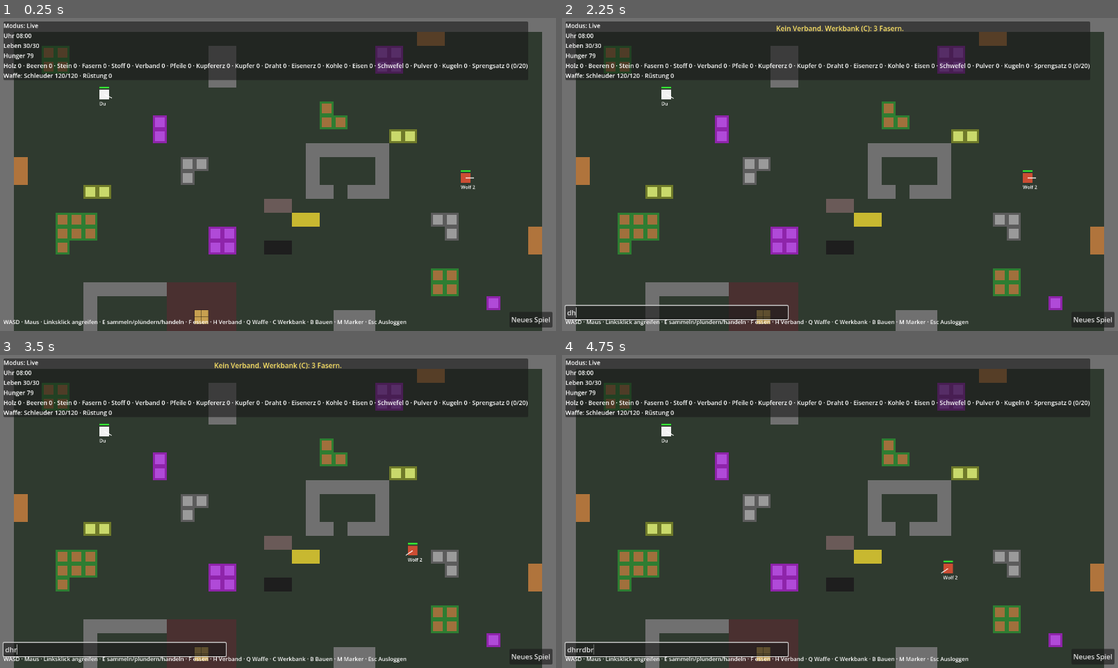
Above: before the commit, frames 1-4 (two rows, left to right).
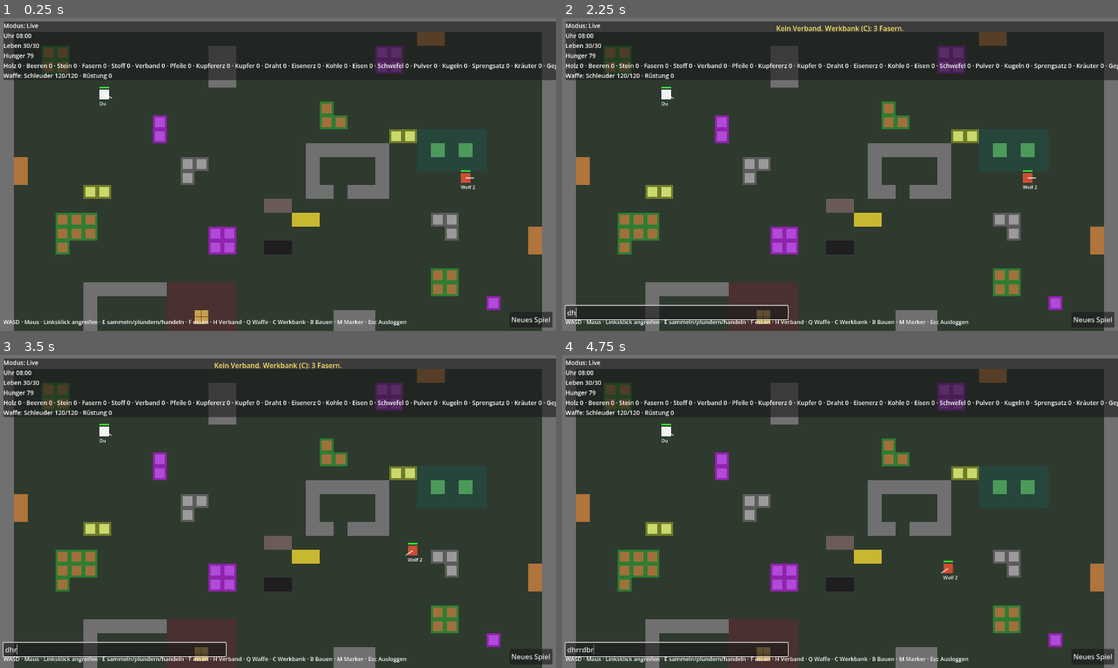
Above: after the commit, the same moments.

Repository: ShivaHaze/godot-game
Game: Godot game, scene res://game/main.tscn
Two runs of this game, one before a commit and one after it. Both use one fixed random seed, a clock stepped at 60 frames per second and the inputs below.
Inputs (mouse positions are in pixels of both pictures, inside the frame that each line leads up to):
- Up to frame 1 (0.25 s): no input
- Up to frame 2 (2.25 s): click "Neues Spiel" at 0.5 s; click "Neues Spiel" at 1.25 s; tap Enter (chat) at 2 s; move the mouse to (962, 158) at 2.02 s; press the mouse at (962, 158) at 2.03 s; hold D (move_right) from 2.03 s (still down); tap H (heal) at 2.1 s
- Up to frame 3 (3.5 s): release D (move_right) at 2.75 s; release the mouse at (400, 495) at 2.75 s; tap R (respawn) at 2.75 s; drag from (166, 527) to (250, 574) at 2.77 s
- Up to frame 4 (4.75 s): tap R (respawn) at 3.5, 4.25 s; move the mouse to (895, 442) at 3.52 s; press the mouse at (895, 442) at 3.53 s; hold D (move_right) 3.53-4.25 s; tap B (build_mode) at 3.6 s; release the mouse at (895, 442) at 4.25 s; drag from (812, 574) to (673, 464) at 4.27 s

The runs differ from the first frame. In frame 1, 0.8% of the frame differs, in the area x 77-100%, y 1-45%; in frame 2, 0.8%; in frame 3, 0.8%; in frame 4, 0.8%.

Commit message:
Schritt 34: Sumpf, Kräuter, Vergiftung, Gegenmittel und Medizin
- Sumpf als Zone mit Effekt Vergiftung (balance zones/effects), Kräuter als Quelle darin (Handkarte, Generator)
- Gegenmittel und Medizin aus Kräutern; Heilmittel mit 'cures'; H und 'verbinde dich' wählen das passende Mittel
- Bedingung 'vergiftet', Snapshot-Flag, Anzeige; 4 neue Tests (212)

Co-Authored-By: Claude Fable 5.1 <noreply@anthropic.com>
Claude-Session: https://claude.ai/code/session_01RmMPQeVBJTnNWy85fL9v8i

Diff:
--- a/data/balance.json
+++ b/data/balance.json
@@ -142,10 +142,14 @@
     "_lod_radius": "Server: Charaktere ohne Online-Spieler in dieser Distanz laufen grob (Simulationsstufen)."
   },
   "effects": {
-    "_doc": "Zustandseffekte ignorieren Rüstung; je eine Que …(118 unchanged characters)… ie; ein neuer Klingentreffer verlängert.",
+    "_doc": "Zustandseffekte ignorieren Rüstung; je eine Que …(118 unchanged characters)… ie; ein neuer Klingentreffer verlängert. Vergiftung: Sumpf (solange man drin steht, danach duration) ↔ Gegenmittel aus Kräutern.",
     "bleeding": {
       "duration": 8.0,
       "damage_per_second": 1.0
+    },
+    "poison": {
+      "duration": 6.0,
+      "damage_per_second": 0.5
     }
   },
   "wear": {
@@ -176,6 +180,13 @@
       "build_reason": "im Räuber-Outpost wird nicht gebaut",
       "claim_reason": "Outpost-Land gehört niemandem",
       "depot_label": "Outpost-Depot"
+    },
+    "swamp": {
+      "name": "Sumpf",
+      "peace": false,
+      "effect": "poison",
+      "build_reason": "im Sumpf versinkt jedes Bauteil",
+      "claim_reason": "Sumpfland gehört niemandem"
     }
   }
 }
--- a/data/conditions.json
+++ b/data/conditions.json
@@ -155,6 +155,21 @@
       }
     },
     {
+      "id": "poisoned",
+      "label": "vergiftet",
+      "log": "vergiftet",
+      "unlock": {
+        "fact": "owned_antidote",
+        "label": "Frei, sobald du ein Gegenmittel hergestellt hast."
+      },
+      "params": [],
+      "check": {
+        "fact": "is_poisoned",
+        "op": "==",
+        "value": true
+      }
+    },
+    {
       "id": "else",
       "label": "Sonst",
       "log": "sonst",
--- a/data/map.json
+++ b/data/map.json
@@ -17,9 +17,9 @@
     "#......P...............................#",
     "#......................T...............#",
     "#..........B...........TT..............#",
-    "#..........B................FF.........#",
-    "#.....................######...........#",
-    "#C...........SS.......#....#...........#",
+    "#..........B................FFsssss....#",
+    "#.....................######..sHsHs....#",
+    "#C...........SS.......#....#..sssss....#",
     "#C...........S........#....#.....W.....#",
     "#.....FF..............##.###...........#",
     "#..................II..................#",
--- a/data/resources.json
+++ b/data/resources.json
@@ -1,5 +1,5 @@
 {
-  "_doc": "Rohstoffe und Verbrauchsgüter. 'nutrition' = Hung …(908 unchanged characters)… (Bauteil 'bomb'), zündet nach der Lunte.",
+  "_doc": "Rohstoffe und Verbrauchsgüter. 'nutrition' = Hung …(908 unchanged characters)… (Bauteil 'bomb'), zündet nach der Lunte. Heilmittel: 'heal' Leben nach 'heal_time' Sekunden Anlegen, 'cures' = Zustandseffekte, die dabei enden (Verband/Medizin: Blutung; Gegenmittel: Vergiftung). H nimmt das passendste Mittel.",
   "resources": [
     {
       "id": "wood",
@@ -49,7 +49,10 @@
         "cloth": 1
       },
       "heal": 15,
-      "heal_time": 3.0
+      "heal_time": 3.0,
+      "cures": [
+        "bleeding"
+      ]
     },
     {
       "id": "arrow",
@@ -161,6 +164,44 @@
         "iron": 1
       },
       "raid_good": true
+    },
+    {
+      "id": "herbs",
+      "name": "Kräuter",
+      "edible": false,
+      "nutrition": 0,
+      "color": "#4c9a5a"
+    },
+    {
+      "id": "antidote",
+      "name": "Gegenmittel",
+      "edible": false,
+      "nutrition": 0,
+      "color": "#7ad07a",
+      "cost": {
+        "herbs": 2
+      },
+      "heal": 0,
+      "heal_time": 2.0,
+      "cures": [
+        "poison"
+      ]
+    },
+    {
+      "id": "medicine",
+      "name": "Medizin",
+      "edible": false,
+      "nutrition": 0,
+      "color": "#f0e0a0",
+      "cost": {
+        "herbs": 3,
+        "cloth": 1
+      },
+      "heal": 30,
+      "heal_time": 2.0,
+      "cures": [
+        "bleeding"
+      ]
     }
   ]
 }
--- a/data/tiles.json
+++ b/data/tiles.json
@@ -107,6 +107,24 @@
       "amount": 5,
       "color": "#c8b830",
       "live_only": true
+    },
+    {
+      "id": "swamp",
+      "char": "s",
+      "name": "Sumpf",
+      "walkable": true,
+      "color": "#26463c",
+      "zone": "swamp",
+      "_doc": "Wer hier steht, wird vergiftet (balance.json zones.swamp.effect). Kräuter wachsen im Sumpf."
+    },
+    {
+      "id": "herb",
+      "char": "H",
+      "name": "Kräuter",
+      "walkable": true,
+      "resource": "herbs",
+      "amount": 4,
+      "color": "#4c9a5a"
     }
   ]
 }
--- a/game/craft_panel.gd
+++ b/game/craft_panel.gd
@@ -116,7 +116,13 @@
 
 func _describe(def: Dictionary) -> String:
 	if def.has("heal"):
-		return "Verbrauchsgut: +%d Leben nach %.0f s Anlegen (H)" % [int(def["heal"]), float(def["heal_time"])]
+		var cures: Array = def.get("cures", [])
+		var cure_text := ""
+		if cures.has("poison"):
+			cure_text = ", heilt Vergiftung"
+		elif cures.has("bleeding"):
+			cure_text = ", stoppt Blutung"
+		return "Verbrauchsgut: +%d Leben nach %.0f s (H)%s" % [int(def["heal"]), float(def["heal_time"]), cure_text]
 	if def.has("cost") and not def.has("kind"):
 		return "Verbrauchsgut, %d Stück je Herstellung" % int(def.get("yield", 1))
 	match String(def.get("kind", "")):
--- a/game/hud.gd
+++ b/game/hud.gd
@@ -183,6 +183,8 @@
 		state = "\nversteckt"
 	if not c.dead and world.has_effect(c, "bleeding"):
 		state += "\nBLUTET – Verband anlegen (H)"
+	if not c.dead and world.has_effect(c, "poison"):
+		state += "\nVERGIFTET – Gegenmittel nehmen (H), raus aus dem Sumpf"
 	var here := world.claims.claim_at_pos(c.pos)
 	var mine := world.claims.claim_of_owner(c.owner_id)
 	if mine != null:
--- a/game/main.gd
+++ b/game/main.gd
@@ -918,7 +918,8 @@
 				hud.show_message("Keine %s mehr." % data.resources[world.ammo_of(event["weapon"])]["name"], 1.5)
 			"healed":
 				_heal_active = false
-				hud.show_message("Verband angelegt: +%d Leben (%d übrig)." % [int(event["amount"]), event["left"]], 2.0)
+				var cured: Array = event.get("cured", [])
+				hud.show_message("%s benutzt: +%d Leben%s (%d übrig)." % [data.resources[event["resource"]]["name"], int(event["amount"]), ", Vergiftung kuriert" if cured.has("poison") else (", Blutung gestoppt" if cured.has("bleeding") else ""), event["left"]], 2.0)
 			"trade":
 				hud.show_message("Gekauft: %d %s für %d %s." % [event["sell_amount"], data.resources[event["sell"]]["name"], event["price_amount"], data.resources[event["price"]]["name"]], 2.0)
 			"theft":
--- a/game/world_view.gd
+++ b/game/world_view.gd
@@ -235,6 +235,8 @@
 		if world.has_effect(c, "bleeding"):
 			draw_rect(Rect2(top_left, Vector2(size, size)), Color(0.8, 0.05, 0.05), false, 2.0)
 			draw_circle(p + Vector2(size * 0.35, size * 0.45), 3.0, Color(0.8, 0.05, 0.05))
+		if world.has_effect(c, "poison"):
+			draw_rect(Rect2(top_left + Vector2(2, 2), Vector2(size - 4, size - 4)), Color(0.3, 0.9, 0.3), false, 2.0)
 		draw_line(p, p + c.facing * TILE * 0.6, Color(1, 1, 1, 0.9), 2.0)
 		# Lebensbalken
 		draw_rect(Rect2(top_left.x, top_left.y - 7, size, 4), Color(0, 0, 0, 0.6))
--- a/sim/map_gen.gd
+++ b/sim/map_gen.gd
@@ -15,6 +15,8 @@
 const IRON: String = "I"
 const COAL: String = "K"
 const SULFUR: String = "X"
+const SWAMP: String = "s"
+const HERB: String = "H"
 const PLAYER: String = "P"
 const WOLF: String = "W"
 const MARKET: String = "M"
@@ -53,6 +55,23 @@
 		_blob(grid, rng, IRON, rng.randi_range(2, 4), width, height, 0.4, 1.0)
 	for i in maxi(1, int(inner_cells / 100.0 * 0.05)):
 		_blob(grid, rng, COAL, rng.randi_range(2, 3), width, height, 0.4, 1.0)
+	# Sümpfe (Zone: Vergiftung) mit Kräutern darin
+	for i in maxi(1, int(inner_cells / 100.0 * 0.06)):
+		var start := _random_floor(grid, rng, width, height, 0.1, 0.9)
+		if start.x < 0:
+			continue
+		var cell := start
+		var swamp_cells: Array[Vector2i] = []
+		for step in rng.randi_range(8, 16):
+			if grid[cell.y][cell.x] == FLOOR:
+				grid[cell.y][cell.x] = SWAMP
+				swamp_cells.append(cell)
+			var next: Vector2i = cell + [Vector2i(1, 0), Vector2i(-1, 0), Vector2i(0, 1), Vector2i(0, -1)][rng.randi_range(0, 3)]
+			if next.x >= 1 and next.y >= 1 and next.x < width - 1 and next.y < height - 1:
+				cell = next
+		for k in mini(2, swamp_cells.size()):
+			var herb := swamp_cells[rng.randi_range(0, swamp_cells.size() - 1)]
+			grid[herb.y][herb.x] = HERB
 	# Schwefel nur im Zentrum (Design: nur live abbaubar, wertvoll/tödlich)
 	for i in maxi(1, int(inner_cells / 100.0 * 0.03)):
 		_blob(grid, rng, SULFUR, rng.randi_range(2, 3), width, height, 0.65, 1.0)
--- a/sim/net_protocol.gd
+++ b/sim/net_protocol.gd
@@ -18,7 +18,8 @@
 const FLAG_DEAD: int = 1
 const FLAG_HIDDEN: int = 2
 const FLAG_BLEEDING: int = 4
-const CONTROL_SHIFT: int = 3
+const FLAG_POISONED: int = 8
+const CONTROL_SHIFT: int = 4
 
 
 static func encode(msg: Dictionary) -> PackedByteArray:
@@ -74,7 +75,7 @@
 
 ## Bewegliche Daten eines Charakters, kompakt.
 static func character_dynamic(c: SimCharacter) -> Array:
-	var flags := (FLAG_DEAD if c.dead else 0) | (FLAG_HIDDEN if c.hidden else 0) | (FLAG_BLEEDING if c.effects.has("bleeding") else 0) | (int(c.control) << CONTROL_SHIFT)
+	var flags := (FLAG_DEAD if c.dead else 0) | (FLAG_HIDDEN if c.hidden else 0) | (FLAG_BLEEDING if c.effects.has("bleeding") else 0) | (FLAG_POISONED if c.effects.has("poison") else 0) | (int(c.control) << CONTROL_SHIFT)
 	return [c.id, PackedFloat32Array([c.pos.x, c.pos.y, c.facing.x, c.facing.y, c.hp, c.gather_progress, c.heal_progress]), flags]
 
 
@@ -237,6 +238,10 @@
 			c.effects["bleeding"] = 1e18  # Dauer kennt der Client nicht; Anzeige bis der Server sie beendet
 		else:
 			c.effects.erase("bleeding")
+		if (flags & FLAG_POISONED) != 0:
+			c.effects["poison"] = 1e18
+		else:
+			c.effects.erase("poison")
 		c.control = (flags >> CONTROL_SHIFT) as SimCharacter.Controller
 	for id: int in mirror.characters.keys():
 		if not seen.has(id):
--- a/sim/npc_controller.gd
+++ b/sim/npc_controller.gd
@@ -100,10 +100,10 @@
 			if world.in_transition(c):
 				return "Logout-Übergang läuft"
 		"heal_self":
-			if c.hp >= c.max_hp and not world.has_effect(c, "bleeding"):
+			if c.hp >= c.max_hp and c.effects.is_empty():
 				return "gesund"
 			if world.heal_item_of(c).is_empty():
-				return "kein Verband"
+				return "kein passendes Heilmittel"
 		"craft":
 			var reason := world.craft_reason(c, String(params["product"]))
 			if not reason.is_empty():
--- a/sim/sim_data.gd
+++ b/sim/sim_data.gd
@@ -40,7 +40,7 @@
 	"npc.reveal_radius", "npc.reveal_duration", "npc.decision_interval", "npc.skip_relog_minutes",
 	"offline.coarse_tick_dt", "offline.hot_radius", "offline.lod_radius",
 	"building.reach", "building.refund_fraction", "building.melee_damage_multiplier", "building.table_capacity", "building.table_max_offers", "building.sign_max_length", "building.sign_read_distance",
-	"effects.bleeding.duration", "effects.bleeding.damage_per_second",
+	"effects.bleeding.duration", "effects.bleeding.damage_per_second", "effects.poison.duration", "effects.poison.damage_per_second",
 	"wear.repair_cost_fraction", "wear.repair_max_loss",
 	"market.depot_capacity", "zones.market.depot_fee", "zones.outpost.depot_fee", "combat.name_range", "combat.corpse_rot_hours",
 	"claim.max_tiles_solo", "claim.tile_cost_wood", "claim.upkeep_base", "claim.upkeep_growth", "claim.stock_capacity",
--- a/sim/sim_sensors.gd
+++ b/sim/sim_sensors.gd
@@ -20,6 +20,7 @@
 		"stranger_in_claim": stranger_in_claim(world, c),
 		"triggered_sensors": world.triggered_sensors_of(c.owner_id),
 		"is_bleeding": world.has_effect(c, "bleeding"),
+		"is_poisoned": world.has_effect(c, "poison"),
 	}
 
 
--- a/sim/sim_world.gd
+++ b/sim/sim_world.gd
@@ -485,6 +485,8 @@
 	c.inventory[rid] = int(c.inventory.get(rid, 0)) + produced
 	if def.has("heal"):
 		unlock(c.owner_id, "owned_bandage", c)
+	if def.get("cures", []).has("poison"):
+		unlock(c.owner_id, "owned_antidote", c)
 	if c.control == SimCharacter.Controller.PLAYER:
 		unlock(c.owner_id, "crafted_consumable", c)
 	events.append({"type": "craft", "id": c.id, "item": rid})
@@ -522,17 +524,27 @@
 	return total
 
 
-## Verband in der Hand? Erstes heilendes Verbrauchsgut im Inventar (Kennung) oder leer.
+## Passendstes Heilmittel im Inventar: erst eines, das einen laufenden Effekt kuriert, sonst das stärkste,
+## wenn Leben fehlt. Leer, wenn nichts hilft.
 func heal_item_of(c: SimCharacter) -> String:
+	var best := ""
+	var best_heal := -1.0
 	for rid: String in data.resource_order:
-		if data.resources[rid].has("heal") and int(c.inventory.get(rid, 0)) > 0:
-			return rid
-	return ""
+		var def: Dictionary = data.resources[rid]
+		if not def.has("heal") or int(c.inventory.get(rid, 0)) <= 0:
+			continue
+		for effect: String in def.get("cures", []):
+			if has_effect(c, effect):
+				return rid
+		if c.hp < c.max_hp and float(def["heal"]) > best_heal and float(def["heal"]) > 0.0:
+			best_heal = float(def["heal"])
+			best = rid
+	return best
 
 
 ## Heilung = Kanalisierung: heal_time Sekunden ohne Angriff (Laufen erlaubt), dann +heal Leben, Verband weg.
 func _update_healing(c: SimCharacter, intent: SimIntent, dt: float) -> void:
-	if not intent.heal or intent.shoot or intent.melee or (c.hp >= c.max_hp and not has_effect(c, "bleeding")):
+	if not intent.heal or intent.shoot or intent.melee:
 		c.heal_progress = 0.0
 		return
 	var rid := heal_item_of(c)
@@ -546,8 +558,11 @@
 		var before := c.hp
 		c.hp = minf(c.max_hp, c.hp + float(def["heal"]))
 		c.inventory[rid] = int(c.inventory[rid]) - 1
-		var stopped := c.effects.erase("bleeding")  # Gegenmittel der Blutung
-		events.append({"type": "healed", "id": c.id, "amount": c.hp - before, "resource": rid, "left": int(c.inventory[rid]), "stopped_bleeding": stopped})
+		var cured: Array[String] = []
+		for effect: String in def.get("cures", []):
+			if c.effects.erase(effect):
+				cured.append(effect)
+		events.append({"type": "healed", "id": c.id, "amount": c.hp - before, "resource": rid, "left": int(c.inventory[rid]), "cured": cured})
 
 
 # --- Zustandseffekte ------------------------------------------------------
@@ -556,19 +571,27 @@
 	return float(c.effects.get(effect, -1e9)) > time
 
 
-## Effekt anlegen oder verlängern; ignoriert Rüstung. Chronik nur beim Beginn.
+const EFFECT_NAMES: Dictionary = {"bleeding": "blutet", "poison": "vergiftet"}
+
+
+## Effekt anlegen oder verlängern; ignoriert Rüstung. Ereignis und Chronik nur beim Beginn.
 func apply_effect(c: SimCharacter, effect: String, attacker_id: int) -> void:
 	if c.dead or not data.balance.get("effects", {}).has(effect):
 		return
 	var fresh := not has_effect(c, effect)
 	c.effects[effect] = time + data.balf("effects.%s.duration" % effect)
-	events.append({"type": "effect", "id": c.id, "effect": effect, "attacker": attacker_id, "fresh": fresh})
-	if fresh and c.kind == SimCharacter.Kind.PLAYER and c.control == SimCharacter.Controller.RULES:
-		SimChronicle.add(self, c, "blutet" if effect == "bleeding" else effect)
+	if not fresh:
+		return
+	events.append({"type": "effect", "id": c.id, "effect": effect, "attacker": attacker_id})
+	if c.kind == SimCharacter.Kind.PLAYER and c.control == SimCharacter.Controller.RULES:
+		SimChronicle.add(self, c, String(EFFECT_NAMES.get(effect, effect)))
 
 
 ## Laufende Effekte: Blutung zieht Leben ohne Rüstung ab und kann töten ("verblutet").
 func _update_effects(c: SimCharacter, dt: float) -> void:
+	var zone_effect := String(zone_at(c.pos).get("effect", ""))
+	if not zone_effect.is_empty():
+		apply_effect(c, zone_effect, -1)  # Sumpf: solange man drin steht
 	if c.effects.is_empty():
 		return
 	for effect: String in c.effects.keys():
@@ -576,10 +599,11 @@
 			c.effects.erase(effect)
 			events.append({"type": "effect_ended", "id": c.id, "effect": effect})
 			continue
-		if effect == "bleeding":
-			c.hp = maxf(0.0, c.hp - data.balf("effects.bleeding.damage_per_second") * dt)
+		var dps := data.balf("effects.%s.damage_per_second" % effect)
+		if dps > 0.0:
+			c.hp = maxf(0.0, c.hp - dps * dt)
 			if c.hp <= 0.0:
-				_kill(c, c.last_attacker_id, "verblutet")
+				_kill(c, c.last_attacker_id, "verblutet" if effect == "bleeding" else "an Gift gestorben")
 				return
 
 
--- a/tests/unit/test_cloth_chain.gd
+++ b/tests/unit/test_cloth_chain.gd
@@ -22,7 +22,7 @@
 
 
 func test_chain_fibers_cloth_bandage_and_armor() -> void:
-	assert_eq(data.craftable_resources(), ["cloth", "bandage", "arrow", "copper", "wire", "iron", "powder", "shot", "explosive"] as Array[String])
+	assert_eq(data.craftable_resources(), ["cloth", "bandage", "arrow", "copper", "wire", "iron", "powder", "shot", "explosive", "antidote", "medicine"] as Array[String])
 	player.inventory["fibers"] = 2
 	assert_eq(world.craft(player, "bandage"), "zu wenig Stoff (1 nötig)")
 	assert_eq(world.craft(player, "cloth"), "")
--- a/tests/unit/test_resources_chains.gd
+++ b/tests/unit/test_resources_chains.gd
@@ -29,10 +29,10 @@
 
 func test_data_has_new_resources_tiles_and_nodes() -> void:
 	assert_true(data.is_valid(), "Fehler: %s" % data.errors)
-	assert_eq(data.resource_order, ["wood", "berries", "stone", "fibers", "cloth", "bandage", "arrow", "copper_ore", "copper", "wire", "iron_ore", "coal", "iron", "sulfur", "powder", "shot", "explosive"] as Array[String])
+	assert_eq(data.resource_order, ["wood", "berries", "stone", "fibers", "cloth", "bandage", "arrow", "copper_ore", "copper", "wire", "iron_ore", "coal", "iron", "sulfur", "powder", "shot", "explosive", "herbs", "antidote", "medicine"] as Array[String])
 	assert_true(data.tiles.has("stone_deposit"))
 	assert_true(data.tiles.has("fiber_plant"))
-	assert_eq(data.craftable_resources(), ["cloth", "bandage", "arrow", "copper", "wire", "iron", "powder", "shot", "explosive"] as Array[String])
+	assert_eq(data.craftable_resources(), ["cloth", "bandage", "arrow", "copper", "wire", "iron", "powder", "shot", "explosive", "antidote", "medicine"] as Array[String])
 	var stone := 0
 	var fibers := 0
 	for node: SimResourceNode in world.map.nodes.values():
@@ -142,7 +142,7 @@
 	assert_eq(player.active_rule_index, 1)
 	var found := false
 	for line: String in SimChronicle.format_all(player):
-		if line.contains("nicht möglich: kein Verband"):
+		if line.contains("nicht möglich: kein passendes Heilmittel"):
 			found = true
 	assert_true(found)
 
--- a/tests/unit/test_sim_data.gd
+++ b/tests/unit/test_sim_data.gd
@@ -21,8 +21,8 @@
 func test_real_data_is_valid() -> void:
 	var data := SimData.load_from_dir("res://data")
 	assert_true(data.is_valid(), "Fehler: %s" % data.errors)
-	assert_eq(data.resource_order, ["wood", "berries", "stone", "fibers", "cloth", "bandage", "arrow", "copper_ore", "copper", "wire", "iron_ore", "coal", "iron", "sulfur", "powder", "shot", "explosive"] as Array[String])
-	assert_eq(data.condition_order.size(), 9, "5 Bedingungen + Sonst + gesperrte 'Fremder im Claim', 'Sensor ausgelöst' und 'blutet'")
+	assert_eq(data.resource_order, ["wood", "berries", "stone", "fibers", "cloth", "bandage", "arrow", "copper_ore", "copper", "wire", "iron_ore", "coal", "iron", "sulfur", "powder", "shot", "explosive", "herbs", "antidote", "medicine"] as Array[String])
+	assert_eq(data.condition_order.size(), 10, "5 Bedingungen + Sonst + gesperrte 'Fremder im Claim', 'Sensor ausgelöst', 'blutet' und 'vergiftet'")
 	assert_eq(data.action_order.size(), 10, "6 Start-Aktionen + gesperrte 'greife an', 'verbinde dich', 'stelle her', 'liefere'")
 	assert_eq(data.role_order, ["hide", "guard", "gatherer", "trader"] as Array[String])
 	assert_eq(data.else_condition_id, "else")
--- a/tests/unit/test_sim_map.gd
+++ b/tests/unit/test_sim_map.gd
@@ -17,7 +17,7 @@
 	assert_false(map.is_walkable(Vector2i(3, 2)), "Holzquelle ist nicht begehbar")
 	var expected := 0
 	for row: String in data.map_rows:
-		expected += row.count("T") + row.count("B") + row.count("S") + row.count("F") + row.count("C") + row.count("I") + row.count("K") + row.count("X")
+		expected += row.count("T") + row.count("B") + row.count("S") + row.count("F") + row.count("C") + row.count("I") + row.count("K") + row.count("X") + row.count("H")
 	assert_eq(map.nodes.size(), expected, "alle Quellen-Zeichen werden Quellen")
 
 
--- /dev/null
+++ b/tests/unit/test_swamp.gd
@@ -0,0 +1,115 @@
+extends GutTest
+## Sumpf vergiftet, Kräuter wachsen dort; Gegenmittel und Medizin aus Kräutern; Bedingung "vergiftet"; H nimmt das passende Mittel.
+
+const OPEN: Vector2 = Vector2(20.5, 5.5)
+const SWAMP: Vector2 = Vector2(30.5, 8.5)
+
+var data: SimData
+var world: SimWorld
+var player: SimCharacter
+
+
+func before_each() -> void:
+	data = SimData.load_from_dir("res://data")
+	world = SimWorld.new(data, 221)
+	world.lod_enabled = false
+	player = world.get_character(world.setup_new_game())
+	player.pos = OPEN
+	for c: SimCharacter in world.characters.values():
+		if c.kind == SimCharacter.Kind.WOLF:
+			c.pos = Vector2(38.5, 28.5)
+			c.home_pos = c.pos
+			c.control = SimCharacter.Controller.NONE
+
+
+func test_swamp_poisons_and_wears_off_after_leaving() -> void:
+	assert_eq(world.map.zone(Vector2i(30, 8)), "swamp")
+	assert_eq(world.map.node_at(Vector2i(31, 9)).resource, "herbs")
+	player.pos = SWAMP
+	world.advance(4.0)
+	assert_true(world.has_effect(player, "poison"), "im Sumpf vergiftet")
+	assert_almost_eq(player.hp, player.max_hp - 4.0 * data.balf("effects.poison.damage_per_second"), 0.2, "Gift zieht Leben")
+	player.pos = OPEN
+	world.advance(data.balf("effects.poison.duration") - 1.0)
+	assert_true(world.has_effect(player, "poison"), "wirkt noch nach")
+	world.advance(2.0)
+	assert_false(world.has_effect(player, "poison"), "abgeklungen")
+	player.inventory["wood"] = 10
+	player.pos = Vector2(29.5, 8.5)
+	assert_eq(world.can_place(player, "wood_wall", Vector2i(60, 16), 0), "im Sumpf versinkt jedes Bauteil")
+
+
+func test_antidote_and_medicine_and_heal_choice() -> void:
+	player.inventory["herbs"] = 5
+	player.inventory["cloth"] = 1
+	assert_false(world.can_use(player, data.condition_def("poisoned")))
+	assert_eq(world.craft(player, "antidote"), "")
+	assert_true(world.can_use(player, data.condition_def("poisoned")), "Gegenmittel schaltet 'vergiftet' frei")
+	assert_eq(world.craft(player, "medicine"), "")
+	player.inventory["bandage"] = 1
+	# Vergiftet und verletzt: H nimmt zuerst das Gegenmittel
+	world.apply_effect(player, "poison", -1)
+	player.hp = 10.0
+	assert_eq(world.heal_item_of(player), "antidote")
+	var intent := SimIntent.new()
+	intent.heal = true
+	for i in 20 * 2 + 1:
+		world.set_intent(player.id, intent)
+		world.tick()
+	assert_false(world.has_effect(player, "poison"), "kuriert")
+	assert_eq(int(player.inventory["antidote"]), 0)
+	# Nur verletzt: das stärkste Mittel (Medizin +30) vor dem Verband
+	assert_eq(world.heal_item_of(player), "medicine")
+	var before := player.hp
+	for i in 20 * 2 + 1:
+		world.set_intent(player.id, intent)
+		world.tick()
+	assert_gt(player.hp, before + 15.0, "Medizin heilt stark")
+	assert_eq(int(player.inventory["medicine"]), 0)
+	player.hp = player.max_hp
+	assert_eq(world.heal_item_of(player), "", "gesund: nichts nötig")
+	player.inventory["bandage"] = 0
+	world.apply_effect(player, "poison", -1)
+	assert_eq(world.heal_item_of(player), "", "kein Gegenmittel mehr")
+
+
+func test_npc_rule_poisoned_uses_antidote_and_gathers_herbs() -> void:
+	player.inventory["antidote"] = 1
+	world.unlock("p1", "owned_antidote", player)
+	player.pos = Vector2(30.5, 9.5)  # neben den Kräutern (31, 9)
+	var rules := data.normalize_rule_list([
+		{"if": {"condition": "poisoned"}, "then": {"action": "heal_self"}},
+		{"if": {"condition": "else"}, "then": {"action": "gather", "params": {"resource": "herbs", "place": "here", "radius": 3}}},
+	], "Test")
+	world.logout(player.id, rules, "Kräutersammler")
+	player.logout_time = -1e9
+	for i in 20 * 8:
+		world.tick()
+	var lines := SimChronicle.format_all(player)
+	var cured := false
+	var gathered := false
+	for line: String in lines:
+		if line.contains("vergiftet, Regel 1: verbunden"):
+			cured = true
+		if line.contains("gesammelt: Kräuter"):
+			gathered = true
+	assert_true(cured, "Chronik: %s" % [lines])
+	assert_true(gathered, "Kräuter offline sammelbar: %s" % [lines])
+	assert_gte(int(player.inventory.get("herbs", 0)), 1)
+
+
+func test_generator_has_swamps_with_herbs() -> void:
+	var gen := SimData.load_from_dir("res://data")
+	assert_true(gen.apply_map(MapGen.generate(120, 90, 7)).is_empty())
+	var big := SimWorld.new(gen, 1)
+	var swamp := 0
+	for y in big.map.height:
+		for x in big.map.width:
+			if big.map.zone(Vector2i(x, y)) == "swamp":
+				swamp += 1
+	var herbs := 0
+	for node: SimResourceNode in big.map.nodes.values():
+		if node.resource == "herbs":
+			herbs += 1
+	assert_gt(swamp, 20, "Sumpfkacheln")
+	assert_gt(herbs, 2, "Kräuter")
Not shown, added: tests/unit/test_swamp.gd.uid
Not shown, changed: CLAUDE.md
Not shown, changed: docs/design-doc.md
